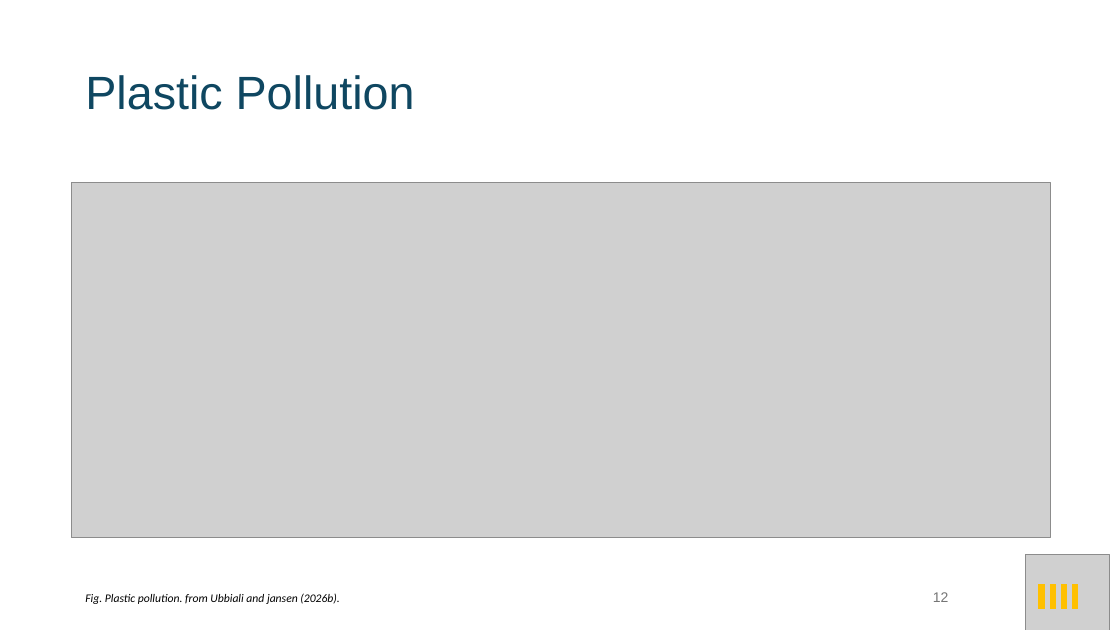
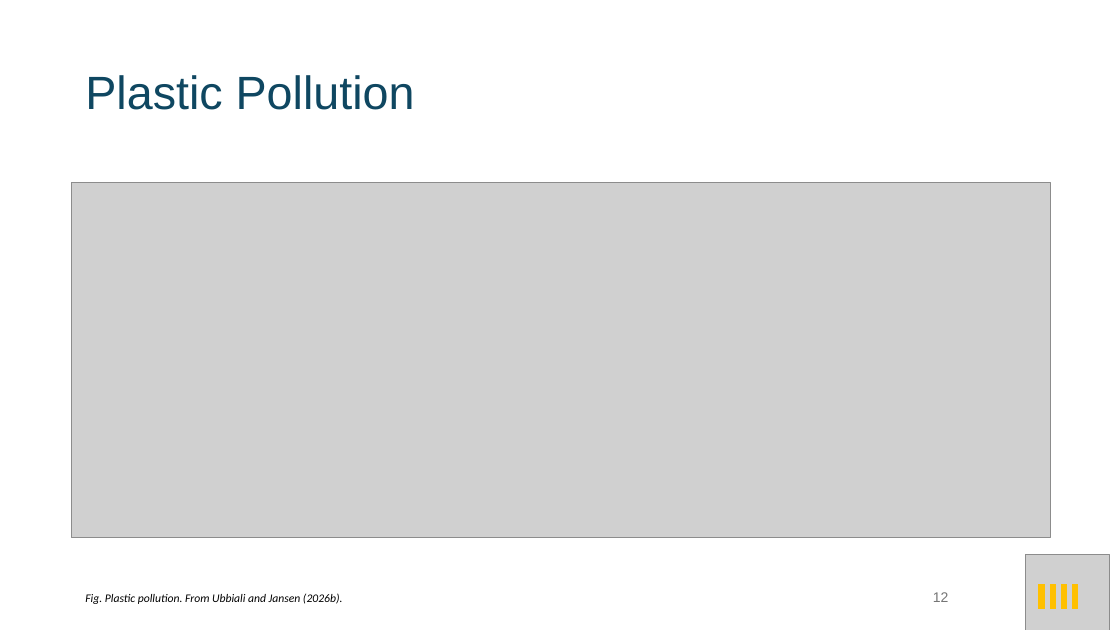
Before and after one commit to ClimOO/ClimOO-Ontology, a slide deck: slide 13 of ClimOO material/materials from ClimOO presentations/5th Ontologies4Chem Workshop/Presentation Ont4chem.pptx. Drawn at 1120x630 pixels with LibreOffice and Linux fonts; fonts in the diff are those of the drawing; grey boxes stand for pictures. Boxes give left, top, right and bottom in pixels: in the first picture for what was removed or moved away, otherwise in the second. Text is boxed around its words. In the diff, an @@ line names an element or a change of style, - is before the commit and + after.

```diff
--- a/ClimOO material/materials from ClimOO presentations/5th Ontologies4Chem Workshop/Presentation Ont4chem.pptx
+++ b/ClimOO material/materials from ClimOO presentations/5th Ontologies4Chem Workshop/Presentation Ont4chem.pptx
@@ text at [85,593,343,604]: text changed @@
-Fig. Plastic pollution. from Ubbiali and jansen (2026b).
+Fig. Plastic pollution. From Ubbiali and Jansen (2026b).
```
Also in this commit, not shown: 6 other slides changed, 1 other file.
